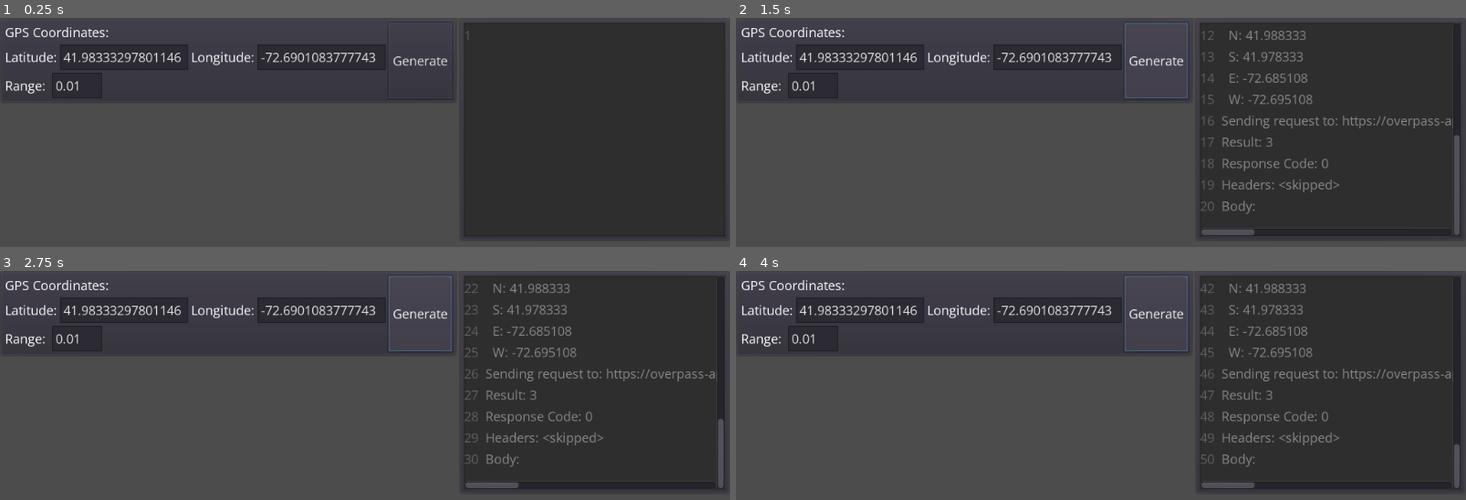
Above: before the commit, frames 1-4 (two rows, left to right).
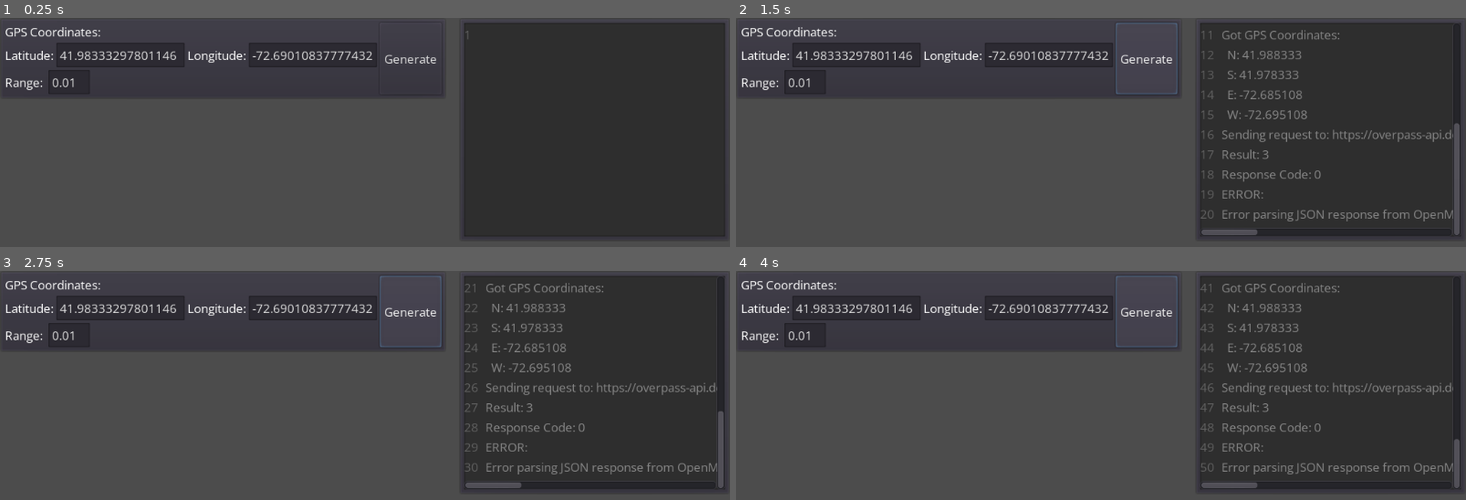
Above: after the commit, the same moments.

Repository: Netruk44/walking-app-proto-v2
Game: Godot game, scene res://scenes/Root.tscn
Two runs of this game, one before a commit and one after it. Both use one fixed random seed, a clock stepped at 60 frames per second and the inputs below.
Inputs:
- Up to frame 1 (0.25 s): no input
- Up to frame 2 (1.5 s): click "Generate" at 0.5 s; click "Generate" at 1.25 s
- Up to frame 3 (2.75 s): click "Generate" at 2 s
- Up to frame 4 (4 s): tap Enter at 2.75 s; tap Space at 3.5 s

The runs differ from the first frame. In frame 1, 2.7% of the frame differs, in the area x 0-63%, y 3-36%; in frame 2, 6.9%; in frame 3, 6.9%; in frame 4, 7.0%, in the area x 0-100%, y 1-95%.

Commit message:
Map rendering successfully

Diff:
--- a/scenes/Root.gd
+++ b/scenes/Root.gd
@@ -20,6 +20,5 @@
 	self.log("ERROR:")
 	self.log(txt)
 
-
 func _on_info(txt):
 	self.log(txt)
--- a/scenes/Root.tscn
+++ b/scenes/Root.tscn
@@ -1,15 +1,16 @@
-[gd_scene load_steps=8 format=2]
+[gd_scene load_steps=9 format=2]
 
 [ext_resource path="res://scenes/UI/GPSCoordsPanel.tscn" type="PackedScene" id=1]
 [ext_resource path="res://scenes/Root.gd" type="Script" id=2]
 [ext_resource path="res://scripts/OpenMapsApi.gd" type="Script" id=3]
 [ext_resource path="res://scenes/UI/Console.tscn" type="PackedScene" id=4]
+[ext_resource path="res://scripts/Map.gd" type="Script" id=5]
 
 [sub_resource type="DynamicFontData" id=1]
 font_path = "res://fonts/OpenSans-VariableFont_wdth,wght.ttf"
 
 [sub_resource type="DynamicFont" id=2]
-size = 18
+size = 17
 font_data = SubResource( 1 )
 
 [sub_resource type="Theme" id=3]
@@ -39,7 +40,13 @@
 
 [node name="HTTPRequest" type="HTTPRequest" parent="Logic/OpenMapsApi"]
 
+[node name="Map" type="Node2D" parent="."]
+script = ExtResource( 5 )
+
 [connection signal="generate_pressed" from="UI/GPSCoordsPanel" to="." method="_on_GPSCoordsPanel_generate_pressed"]
 [connection signal="on_error" from="Logic/OpenMapsApi" to="." method="_on_error"]
 [connection signal="on_info" from="Logic/OpenMapsApi" to="." method="_on_info"]
+[connection signal="on_map_data" from="Logic/OpenMapsApi" to="Map" method="_on_OpenMapsApi_on_map_data"]
 [connection signal="request_completed" from="Logic/OpenMapsApi/HTTPRequest" to="Logic/OpenMapsApi" method="_on_HTTPRequest_request_completed"]
+[connection signal="on_error" from="Map" to="." method="_on_error"]
+[connection signal="on_info" from="Map" to="." method="_on_info"]
--- /dev/null
+++ b/scripts/Map.gd
@@ -0,0 +1,169 @@
+extends Node2D
+
+signal on_info
+signal on_error
+
+# OpenMaps data
+var nodes = {} # "id": int64:  {"lat": float, "lon": float}
+var ways = {} # "id": int64: {"nodes": list<int64>}
+
+# Calculated data
+var window_bottom = 999.0
+var window_top = -999.0
+var window_left = 999.0
+var window_right = -999.0
+
+# Precalculated drawing lines
+var line_list = PoolVector2Array()
+var requested_window_list = PoolVector2Array()
+
+func on_info(txt):
+	emit_signal("on_info", txt)
+
+func on_error(txt):
+	emit_signal("on_error", txt)
+
+
+func _ready():
+	pass # Replace with function body.
+
+func _draw():
+	draw_multiline(self.line_list, Color.red)
+	draw_multiline(self.requested_window_list, Color.green)
+
+
+# Called every frame. 'delta' is the elapsed time since the previous frame.
+#func _process(delta):
+#	pass
+
+func reset():
+	self.nodes = {}
+	self.ways = {}
+	self.window_bottom = 999.0
+	self.window_top = -999.0
+	self.window_left = 999.0
+	self.window_right = -999.0
+	self.line_list = PoolVector2Array()
+	self.requested_window_list = PoolVector2Array()
+
+func addFromOpenMapsApi(map_data, requested_window):
+	self.reset()
+	self.on_info("Got maps data containing %d object(s)." % map_data['elements'].size())
+	self.on_info("Parsing...")
+
+	var screen_size = get_viewport().size
+	var window_aspect_ratio = screen_size.x / screen_size.y
+	self.on_info("Window aspect ratio (%d / %d): %f" % [screen_size.x, screen_size.y, window_aspect_ratio])
+
+	#var coordinates_aspect_ratio = (requested_window['e'] - requested_window['w']) / (requested_window['n'] - requested_window['s'])
+	#self.on_info("Coordinates aspect ratio (%d / %d): %f" % [requested_window['e'] - requested_window['w'], requested_window['n'] - requested_window['s'], coordinates_aspect_ratio])
+
+	for obj in map_data['elements']:
+		# Add the object to the appropriate dictionary, nodes or ways
+		if obj['type'] == 'node':
+			self.nodes[obj['id']] = obj
+		elif obj['type'] == 'way':
+			self.ways[obj['id']] = obj
+		else:
+			self.on_error('Unknown object type "%s", ignoring.' % obj['type'])
+
+	# Calculate bounding box for nodes
+	var lat_min = 999.0
+	var lat_max = -999.0
+	var long_min = 999.0
+	var long_max = -999.0
+	for node_id in self.nodes:
+		var n = self.nodes[node_id]
+		if n['lat'] < lat_min:
+			lat_min = n['lat']
+		if n['lat'] > lat_max:
+			lat_max = n['lat']
+
+		if n['lon'] < long_min:
+			long_min = n['lon']
+		if n['lon'] > long_max:
+			long_max = n['lon']
+
+	var coordinates_aspect_ratio = (long_max - long_min) / (lat_max - lat_min)
+	self.on_info("Coordinates aspect ratio (%f / %f): %f" % [long_max - long_min, lat_max - lat_min, coordinates_aspect_ratio])
+
+	if coordinates_aspect_ratio > window_aspect_ratio:
+		self.on_info("Coordinates are wider than our window is, clamping width.")
+		# Clamp width-wise
+		self.window_left = long_min
+		self.window_right = long_max
+
+		var lat_ctr = (requested_window['n'] + requested_window['s']) / 2.0
+		var window_width = self.window_right - self.window_left
+		self.window_top = lat_ctr + (window_width / window_aspect_ratio / 2.0)
+		self.window_bottom = lat_ctr - (window_width / window_aspect_ratio / 2.0)
+	else:
+		self.on_info("Coordinates are taller than our window is, clamping height.")
+		# Clamp height-wise
+		self.window_top = lat_max
+		self.window_bottom = lat_min
+
+		var long_ctr = (requested_window['w'] + requested_window['e']) / 2.0
+		# Calculate window_left/right by using current aspect ratio
+		var window_height = self.window_top - self.window_bottom
+		self.window_left = long_ctr - (window_aspect_ratio * window_height / 2.0)
+		self.window_right = long_ctr + (window_aspect_ratio * window_height / 2.0)
+
+	#self.window_right = requested_window['e']
+	#self.window_left = requested_window['w']
+
+	# Calculate node vertex position
+	for node_id in self.nodes:
+		var n = self.nodes[node_id]
+		var x = (n['lon'] - self.window_left) / (self.window_right - self.window_left)
+		var y = 1.0 - (n['lat'] - self.window_bottom) / (self.window_top - self.window_bottom)
+		n['pos'] = Vector2(x, y)
+
+	# Precalculate vertex positions for line rendering
+	for way_id in self.ways:
+		var w = self.ways[way_id]
+
+		# Generate the line list for the way
+		var src_ids = w['nodes']
+
+		# To create the destination node ids, shift right by one.
+		var dst_ids = src_ids.slice(1, src_ids.size() - 1)
+
+		# Last element of src_ids doesn't connect to anything, it ends the way.
+		# (The last element *may* be the same as the first, but it also may not be.)
+		# Slice the last element off to make the arrays the same length
+		src_ids = src_ids.slice(0, src_ids.size() - 2)
+
+		assert(src_ids.size() == dst_ids.size())
+		for i in range(src_ids.size()):
+			var src_node = self.nodes[src_ids[i]]
+			var dst_node = self.nodes[dst_ids[i]]
+
+			#var a = Line2D()
+			#self.line_list.append([src_node['pos'], dst_node['pos']])
+			#var screen_size = get_viewport().size
+
+			self.line_list.push_back(src_node['pos'] * screen_size)
+			self.line_list.push_back(dst_node['pos'] * screen_size)
+
+	# Calculate requested window vertex positions
+	var w = (requested_window['w'] - self.window_left) / (self.window_right - self.window_left) * screen_size.x
+	var e = (requested_window['e'] - self.window_left) / (self.window_right - self.window_left) * screen_size.x
+	var n = (requested_window['n'] - self.window_bottom) / (self.window_top - self.window_bottom) * screen_size.y
+	var s = (requested_window['s'] - self.window_bottom) / (self.window_top - self.window_bottom) * screen_size.y
+
+	self.requested_window_list.push_back(Vector2(w, n))
+	self.requested_window_list.push_back(Vector2(w, s))
+
+	self.requested_window_list.push_back(Vector2(w, s))
+	self.requested_window_list.push_back(Vector2(e, s))
+
+	self.requested_window_list.push_back(Vector2(e, s))
+	self.requested_window_list.push_back(Vector2(e, n))
+
+	self.requested_window_list.push_back(Vector2(e, n))
+	self.requested_window_list.push_back(Vector2(w, n))
+	update()
+
+func _on_OpenMapsApi_on_map_data(result_object, requested_window):
+	self.addFromOpenMapsApi(result_object, requested_window)
--- a/scripts/OpenMapsApi.gd
+++ b/scripts/OpenMapsApi.gd
@@ -2,8 +2,13 @@
 
 signal on_info
 signal on_error
+signal on_map_data
 
 export var overpass_api_url = "https://overpass-api.de/api/interpreter"
+var request_running = false
+var request_coords = null
+#var current_closure = null
+
 
 func on_info(txt):
 	emit_signal("on_info", txt)
@@ -12,7 +17,16 @@
 	emit_signal("on_error", txt)
 
 
+func _init():
+	self.request_running = false;
+	self.request_coords = null;
+	#self.current_closure = null;
+
 func GetHighwaysInGpsRect(rect):
+	if self.request_running:
+		self.on_error("Request already running. Wait for current request to complete.")
+		return
+
 	for d in ['n', 's', 'e', 'w']:
 		if not d in rect:
 			self.on_error("%s missing from rect." % d)
@@ -28,10 +42,25 @@
 	var query_text = '[out:json];(way(%3.3f,%3.3f,%3.3f,%3.3f)[highway];);(._;>;);out skel;' % [rect['s'], rect['w'], rect['n'], rect['e']]
 	var query_url = '%s?data=%s' % [overpass_api_url, query_text.percent_encode()]
 	self.on_info("Sending request to: %s" % query_url)
+	self.request_running = true
+	self.request_coords = rect
+	#self.current_closure = closure
 	$HTTPRequest.request(query_url)
 
 func _on_HTTPRequest_request_completed(result, response_code, headers, body):
 	self.on_info("Result: %s" % result)
 	self.on_info("Response Code: %s" % response_code)
-	self.on_info("Headers: <skipped>")
-	self.on_info("Body: %s" % body.get_string_from_utf8())
+	self.request_running = false
+
+	var json_parse_result = JSON.parse(body.get_string_from_utf8())
+
+	if json_parse_result.error != OK:
+		self.on_error("Error parsing JSON response from OpenMaps: %s" % json_parse_result.error_string)
+	else:
+		emit_signal("on_map_data", json_parse_result.result, self.request_coords)
+
+	self.request_coords = null
+
+	#assert(self.current_closure != null)
+	#self.current_closure(result_object)
+	#self.current_closure = null
